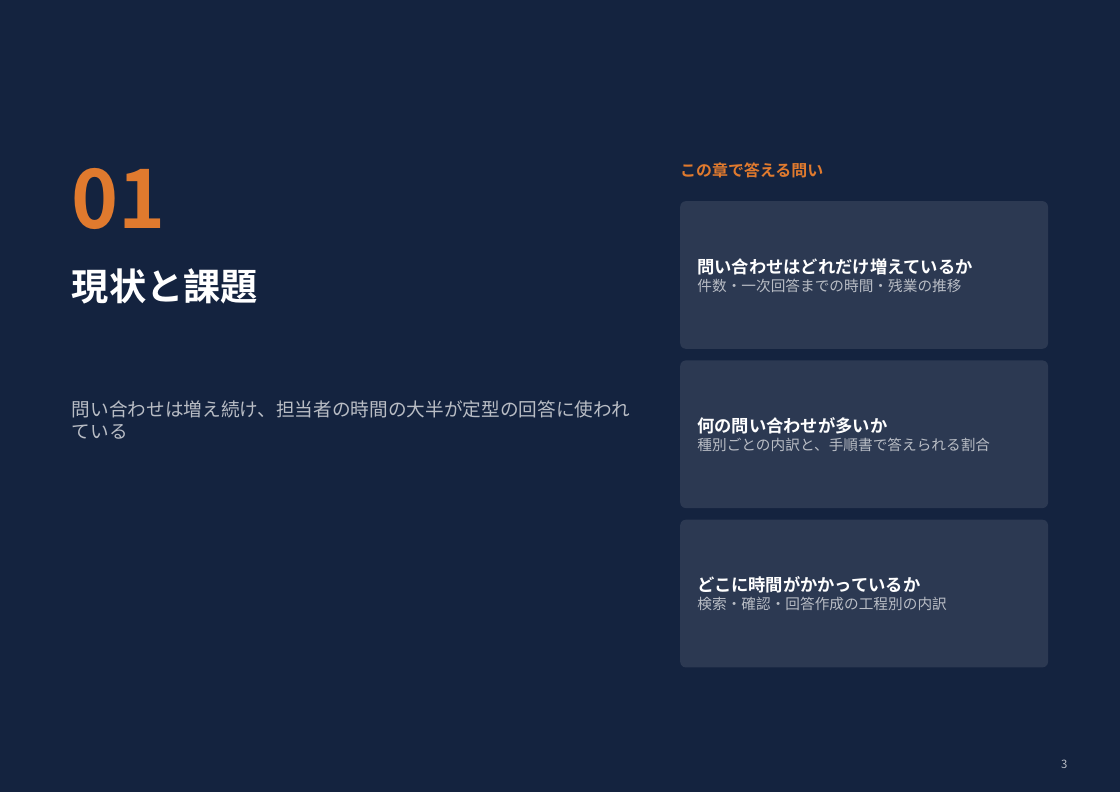
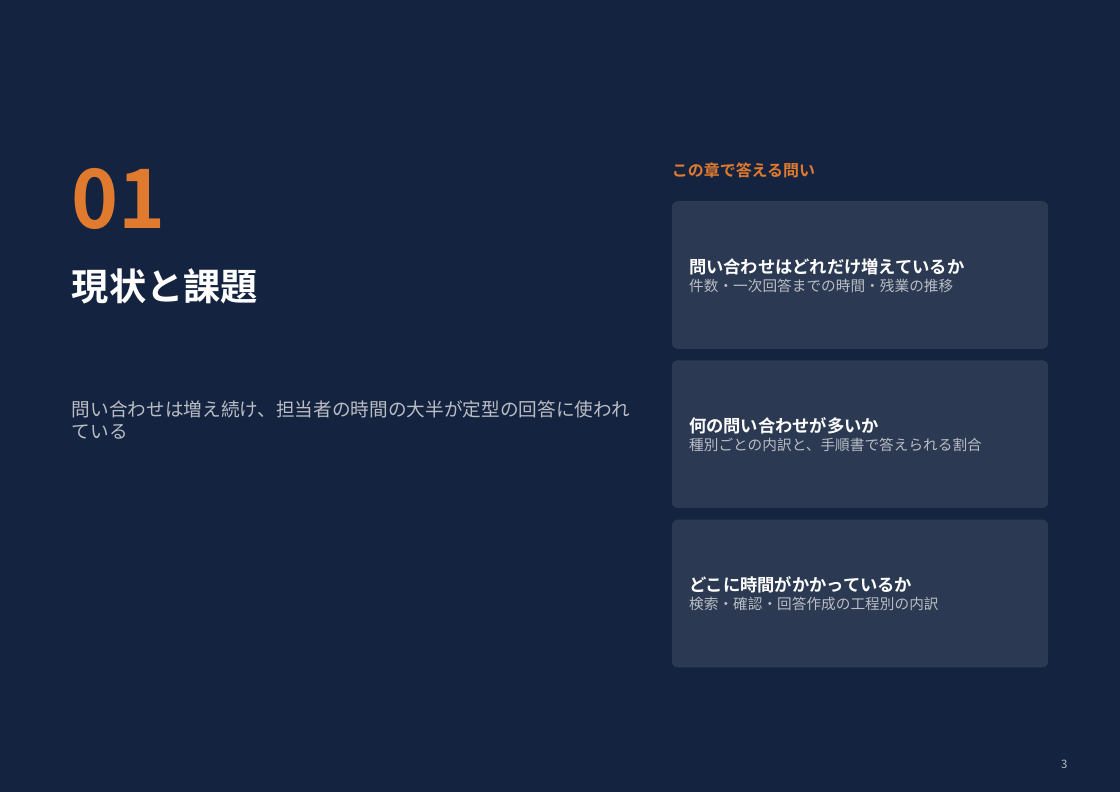
Before and after one commit to sibyl2501/claude_pptx_making, a slide deck: slide 3 of dist/business_report.pptx. Drawn at 1120x792 pixels with LibreOffice and Linux fonts; fonts in the diff are those of the drawing. Boxes give left, top, right and bottom in pixels: in the first picture for what was removed or moved away, otherwise in the second. Text is boxed around its words. In the diff, an @@ line names an element or a change of style, - is before the commit and + after.

```diff
--- a/dist/business_report.pptx
+++ b/dist/business_report.pptx
@@ text "この章で答える問い": place and size @@
-text "この章で答える問い" at <box>680,162,823,178</box>
+text "この章で答える問い" at <box>672,162,815,178</box>
@@ rounded rectangle: place and size @@
-rounded rectangle at <box>680,201,1048,349</box>
+rounded rectangle at <box>672,201,1048,349</box>
@@ text "問い合わせはどれだけ増えているか": place and size @@
-text "問い合わせはどれだけ増えているか" at <box>697,258,972,292</box>
+text "問い合わせはどれだけ増えているか" at <box>689,258,964,292</box>
@@ rounded rectangle: place and size @@
-rounded rectangle at <box>680,360,1048,508</box>
+rounded rectangle at <box>672,360,1048,508</box>
@@ text "何の問い合わせが多いか": place and size @@
-text "何の問い合わせが多いか" at <box>697,417,990,451</box>
+text "何の問い合わせが多いか" at <box>689,417,982,451</box>
@@ rounded rectangle: place and size @@
-rounded rectangle at <box>680,520,1048,668</box>
+rounded rectangle at <box>672,520,1048,668</box>
@@ text "どこに時間がかかっているか": place and size @@
-text "どこに時間がかかっているか" at <box>697,576,946,610</box>
+text "どこに時間がかかっているか" at <box>689,576,938,610</box>
```
Also in this commit, not shown: 2 other slides changed, 48 other files.
